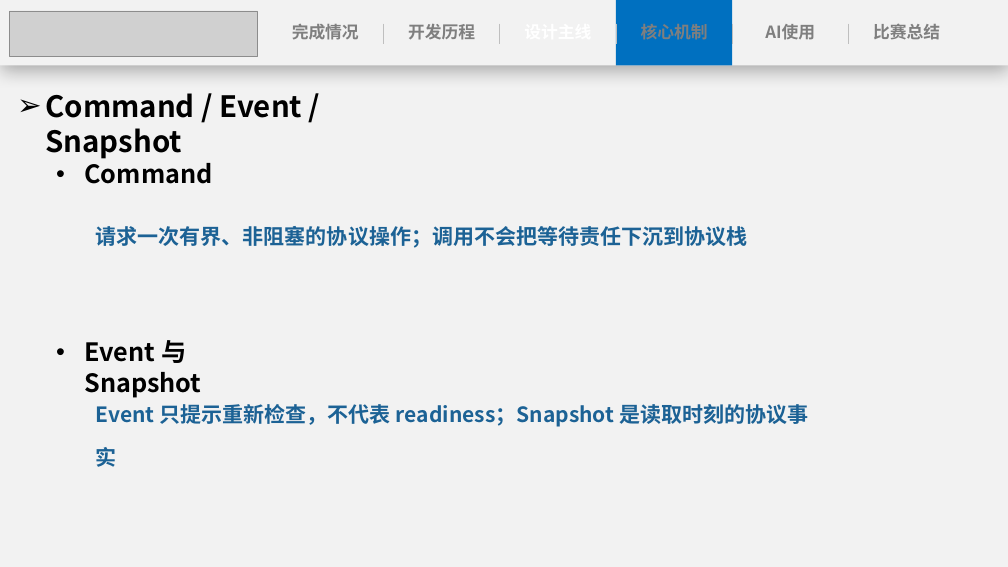
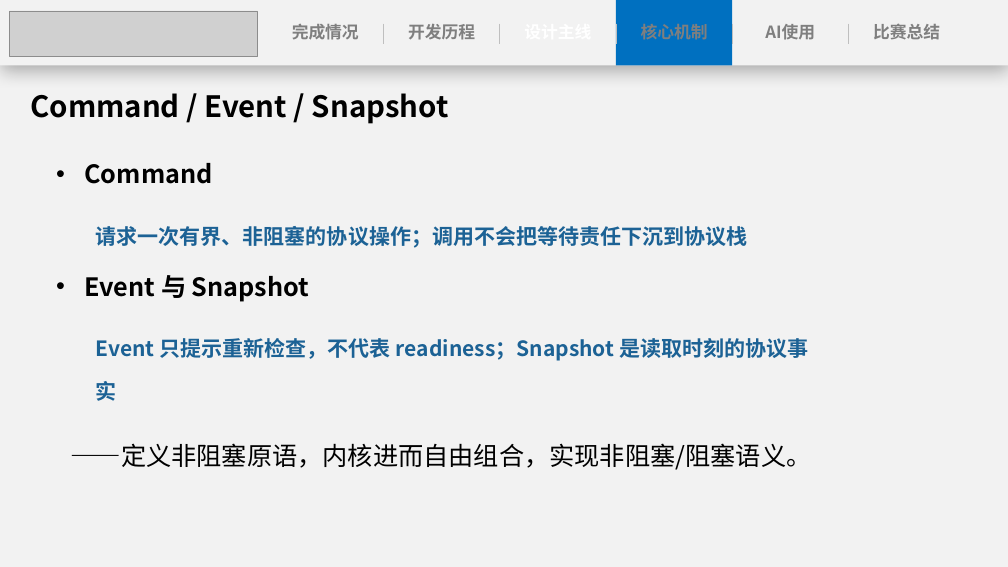
Before and after one commit to anemone-os/anemone, a slide deck: slide 24 of report/ppt/Anemone决赛演示文稿.pptx (slide 28 before the commit). Drawn at 1008x567 pixels with LibreOffice and Linux fonts; fonts in the diff are those of the drawing; grey boxes stand for pictures. Boxes give left, top, right and bottom in pixels: in the first picture for what was removed or moved away, otherwise in the second. Text is boxed around its words. In the diff, an @@ line names an element or a change of style, - is before the commit and + after.

```diff
--- a/report/ppt/Anemone决赛演示文稿.pptx
+++ b/report/ppt/Anemone决赛演示文稿.pptx
@@ text "Command / Event / Snapshot" at (30,93,449,124): bullet ➢ to none @@
@@ text "Event 与 Snapshot" rewrapped from (84,340,201,398) to (84,275,309,302) @@
@@ text "Event 只提示重新检查，不代表 readiness；Snapshot 是读取时刻的协议事实": place and size @@
-text "Event 只提示重新检查，不代表 readiness；Snapshot 是读取时刻的协议事实" at (96,404,808,467)
+text "Event 只提示重新检查，不代表 readiness；Snapshot 是读取时刻的协议事实" at (96,338,808,401)
@@ text added at (71,443,812,470), 24 pt, text #000000 @@
+——定义非阻塞原语，内核进而自由组合，实现非阻塞/阻塞语义。
```
Also in this commit, not shown: 20 other slides changed, 1 slide added, 8 slides removed.
